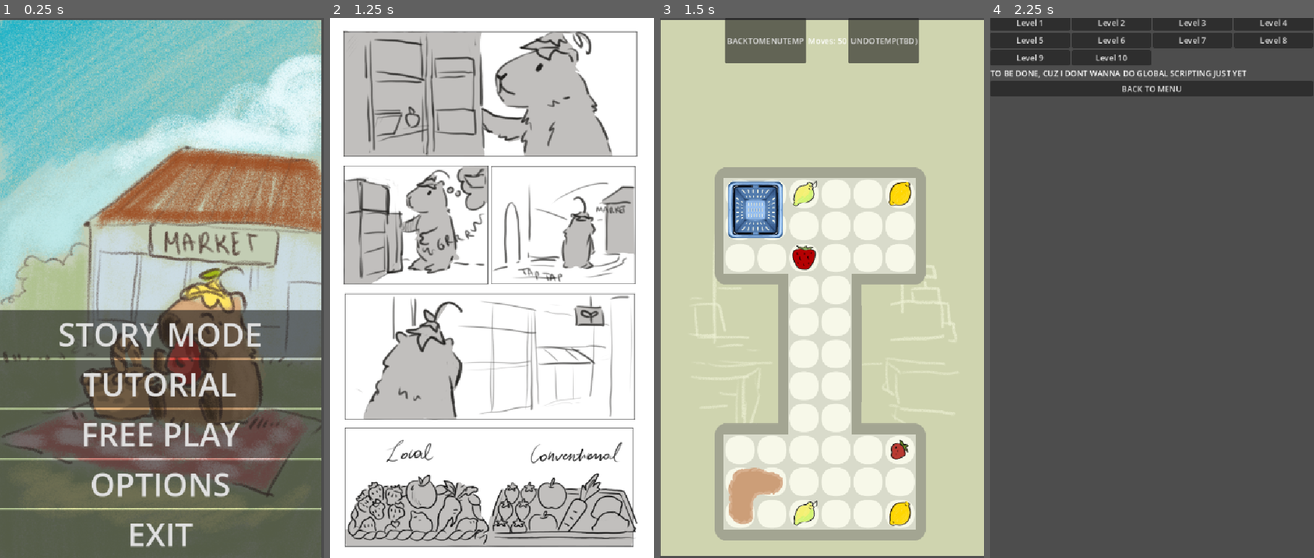
Above: before the commit, frames 1-4 (left to right).
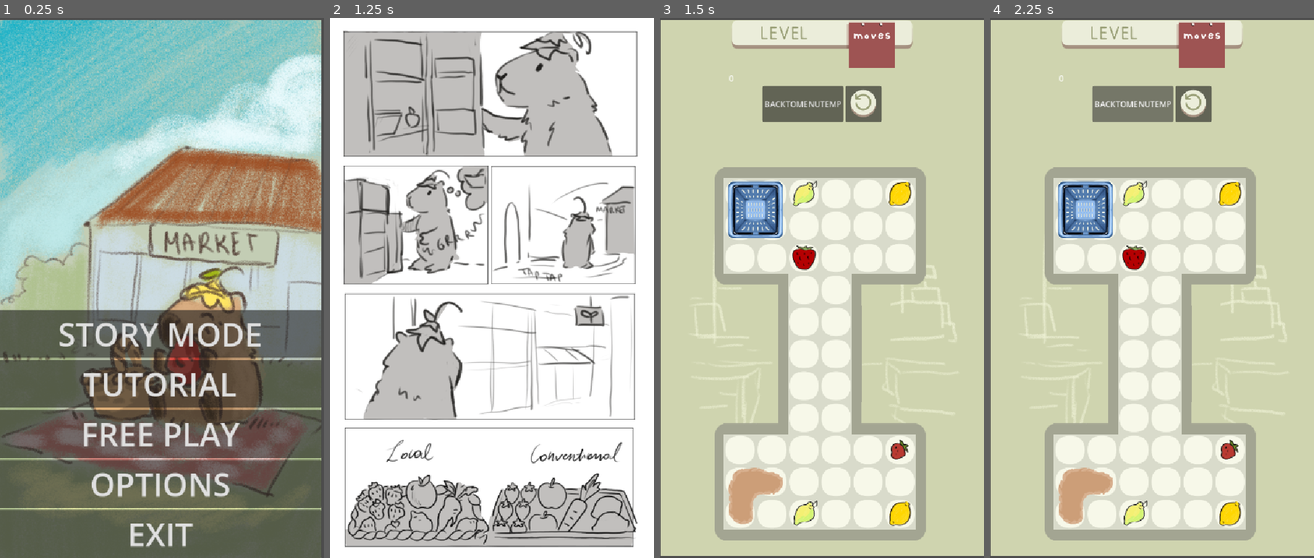
Above: after the commit, the same moments.

Repository: DrSkyrim/learning-game-development
Game: Godot game, scene res://Scenes/menus/main_menu.tscn
Same seed, same stepped clock (60 frames per second), same inputs: the game is played once before the commit and once after it.
Inputs (mouse positions are in pixels of both pictures, inside the frame that each line leads up to):
- Up to frame 1 (0.25 s): no input
- Up to frame 2 (1.25 s): click "STORY MODE" at 0.5 s
- Up to frame 3 (1.5 s): tap Enter at 1.25 s; move the mouse to (893, 261) at 1.27 s; press the mouse at (893, 261) at 1.28 s
- Up to frame 4 (2.25 s): release the mouse at (1223, 261) at 2 s; click "BACKTOMENUTEMP" at 2 s

Frames 1-2 are identical in both runs. In frame 3, 7.1% of the frame differs, in the area x 20-80%, y 0-20%; in frame 4, 99%, in the area x 0-100%, y 0-100%.
Error after the commit: Invalid access to property or key 'pressed' on a base object of type 'null instance'. (res://Scripts/in_level_ui.gd:11)

Commit message:
WIP of the next more polished build.

Diff:
--- a/learning-game-development/Scenes/items/basket_1x1_NO.tscn
+++ b/learning-game-development/Scenes/items/basket_1x1_NO.tscn
@@ -19,11 +19,12 @@
 }]
 
 [sub_resource type="RectangleShape2D" id="RectangleShape2D_x5h3p"]
-size = Vector2(16, 16)
+size = Vector2(52, 54)
 
 [sub_resource type="RectangleShape2D" id="RectangleShape2D_4ktdx"]
+size = Vector2(53, 55)
 
-[node name="item_base" unique_id=1547239996 groups=["items"] instance=ExtResource("1_4ktdx")]
+[node name="item_base" unique_id=1547239996 instance=ExtResource("1_4ktdx")]
 collision_layer = 2
 collision_mask = 7
 safe_margin = 0.001
@@ -42,5 +43,5 @@
 collision_mask = 8
 
 [node name="CollisionShape2D" parent="ONLY USE WITH BASKETS" index="0" unique_id=1520535799]
-position = Vector2(32, 32)
+position = Vector2(32.5, 31.5)
 shape = SubResource("RectangleShape2D_4ktdx")
--- a/learning-game-development/Scenes/items/basket_1x1_O.tscn
+++ b/learning-game-development/Scenes/items/basket_1x1_O.tscn
@@ -19,11 +19,12 @@
 }]
 
 [sub_resource type="RectangleShape2D" id="RectangleShape2D_x5h3p"]
-size = Vector2(16, 16)
+size = Vector2(44, 46)
 
 [sub_resource type="RectangleShape2D" id="RectangleShape2D_i1wf3"]
+size = Vector2(44, 46)
 
-[node name="item_base" unique_id=686229804 groups=["items"] instance=ExtResource("1_i1wf3")]
+[node name="item_base" unique_id=686229804 instance=ExtResource("1_i1wf3")]
 collision_layer = 2
 collision_mask = 11
 safe_margin = 0.001
@@ -34,7 +35,7 @@
 sprite_frames = SubResource("SpriteFrames_kqgeg")
 
 [node name="CollisionShape2D" parent="." index="1" unique_id=1712426591]
-position = Vector2(32, 32)
+position = Vector2(30, 32)
 shape = SubResource("RectangleShape2D_x5h3p")
 debug_color = Color(0.4514392, 0.0658646, 0.17593423, 0.41960785)
 
@@ -43,5 +44,5 @@
 collision_mask = 4
 
 [node name="CollisionShape2D" parent="ONLY USE WITH BASKETS" index="0" unique_id=1520535799]
-position = Vector2(32, 32)
+position = Vector2(30, 32)
 shape = SubResource("RectangleShape2D_i1wf3")
--- a/learning-game-development/Scenes/menus/in_level_ui.tscn
+++ b/learning-game-development/Scenes/menus/in_level_ui.tscn
@@ -1,6 +1,8 @@
 [gd_scene format=3 uid="uid://b1ytckvyhyqm4"]
 
 [ext_resource type="Script" uid="uid://bshkrlurtx4pv" path="res://Scripts/in_level_ui.gd" id="1_q6y72"]
+[ext_resource type="Texture2D" uid="uid://cyplibnpos63k" path="res://Assets/Graphics/UI/gameplay screen/bar_level.png" id="2_sbjyo"]
+[ext_resource type="Texture2D" uid="uid://qqy80vn86u8j" path="res://Assets/Graphics/UI/gameplay screen/button_reset.png" id="3_yfe48"]
 
 [node name="InLevelUi" type="Control" unique_id=250856348]
 layout_mode = 3
@@ -14,20 +16,28 @@
 [node name="MarginContainer" type="MarginContainer" parent="." unique_id=289089969]
 layout_mode = 0
 offset_right = 648.0
-offset_bottom = 91.0
+offset_bottom = 105.0
 
-[node name="HBoxContainer" type="HBoxContainer" parent="MarginContainer" unique_id=220058101]
+[node name="VBoxContainer" type="VBoxContainer" parent="MarginContainer" unique_id=1703189406]
 layout_mode = 2
 size_flags_horizontal = 4
 
-[node name="BackToMenu" type="Button" parent="MarginContainer/HBoxContainer" unique_id=794591067]
+[node name="TextureRect" type="TextureRect" parent="MarginContainer/VBoxContainer" unique_id=741322796]
+layout_mode = 2
+texture = ExtResource("2_sbjyo")
+
+[node name="MovesLabel" type="Label" parent="MarginContainer/VBoxContainer" unique_id=1742280508]
+layout_mode = 2
+text = "0"
+
+[node name="HBoxContainer" type="HBoxContainer" parent="MarginContainer/VBoxContainer" unique_id=220058101]
+layout_mode = 2
+size_flags_horizontal = 4
+
+[node name="BackToMenu" type="Button" parent="MarginContainer/VBoxContainer/HBoxContainer" unique_id=794591067]
 layout_mode = 2
 text = "BACKTOMENUTEMP"
 
-[node name="MovesLabel" type="Label" parent="MarginContainer/HBoxContainer" unique_id=1742280508]
+[node name="Undo" type="Button" parent="MarginContainer/VBoxContainer/HBoxContainer" unique_id=2069140920]
 layout_mode = 2
-text = "Moves: 0"
-
-[node name="Undo" type="Button" parent="MarginContainer/HBoxContainer" unique_id=2069140920]
-layout_mode = 2
-text = "UNDOTEMP(TBD)"
+icon = ExtResource("3_yfe48")
--- a/learning-game-development/Scripts/in_level_ui.gd
+++ b/learning-game-development/Scripts/in_level_ui.gd
@@ -2,6 +2,7 @@
 
 @onready var back_to_menu: Button = $MarginContainer/HBoxContainer/BackToMenu
 @onready var moves_label: Label = $MarginContainer/HBoxContainer/MovesLabel
+@onready var undo: Button = $MarginContainer/HBoxContainer/Undo
 
 
 var level
@@ -18,7 +19,10 @@
 	update_moves()
 
 func _on_back_to_menu_pressed() -> void:
-	get_tree().change_scene_to_file("res://Scenes/menus/level_select.tscn")
+	if(!GameManager.is_story_mode):
+		get_tree().change_scene_to_file("res://Scenes/menus/level_select.tscn")
+	else:
+		get_tree().change_scene_to_file("res://Scenes/menus/main_menu.tscn")
 
 func update_moves():
 	if level == null:
--- a/learning-game-development/Scripts/item_base.gd
+++ b/learning-game-development/Scripts/item_base.gd
@@ -165,8 +165,6 @@
 	if test_move(transform, Vector2.ZERO):
 		facing = old_facing
 		rotation_degrees = old_rotation
-	else:
-		emit_signal("moved")
 
 
 # ======================
@@ -186,8 +184,6 @@
 	var other_type = body.get_type()
 
 	if type == Type.BASKET_ORG and other_type == Type.FRUIT_ORG:
-		if level != null and level.has_method("add_moves"):
-			level.add_moves(3)
 		body.queue_free()
 
 	elif type == Type.BASKET_GMO and other_type == Type.FRUIT_GMO:
--- a/learning-game-development/Scripts/level_logic.gd
+++ b/learning-game-development/Scripts/level_logic.gd
@@ -54,10 +54,6 @@
 func get_moves():
 	return moves
 
-func add_moves(amount:int):
-	moves += amount
-	print("Moves after bonus: ", moves)
-
 func win_level(org_not_org):
 	print("Level Complete!")
 
